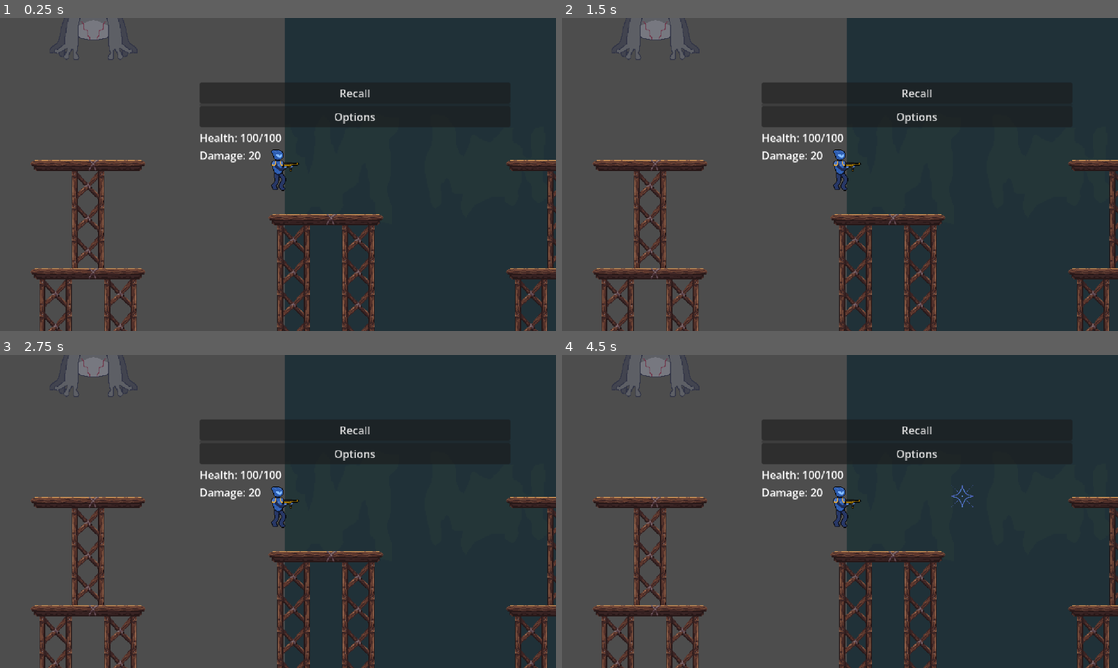
Above: before the commit, frames 1-4 (two rows, left to right).
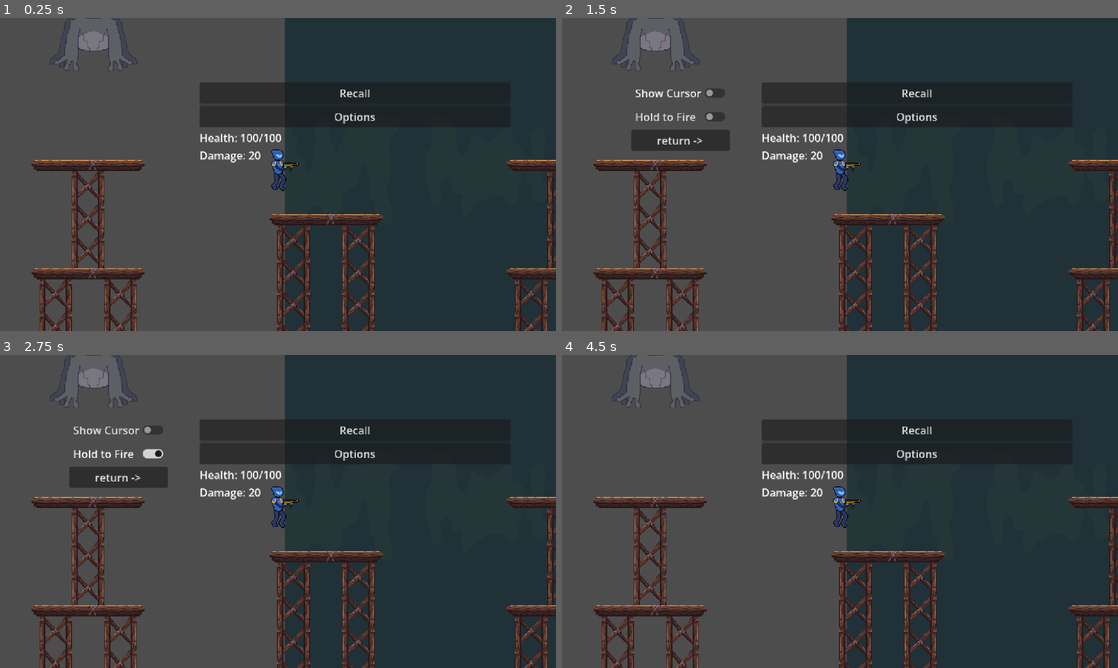
Above: after the commit, the same moments.

Repository: belskyj1985/Spark-2026-Micro-Internship-Game-Dev
Game: Godot game, scene res://game.tscn
Two runs of this game, one before a commit and one after it. Both use one fixed random seed, a clock stepped at 60 frames per second and the inputs below.
Inputs (mouse positions are in pixels of both pictures, inside the frame that each line leads up to):
- Up to frame 1 (0.25 s): no input
- Up to frame 2 (1.5 s): click "Options" at 0.5 s; click (678, 93) at 1.25 s, where only the run after the commit has a clickable "Show Cursor"
- Up to frame 3 (2.75 s): click (116, 455) at 2 s, where only the run after the commit has a clickable "Hold to Fire"
- Up to frame 4 (4.5 s): click (678, 477) at 2.75 s, where only the run after the commit has a clickable "return ->"; click "Recall" at 3.5 s; tap Enter at 4.25 s; move the mouse to (962, 495) at 4.27 s; hold D (right) from 4.28 s (still down); hold Right mouse button (aim) from 4.28 s (still down)

The runs differ from the first frame. In frame 1, 0.7% of the frame differs, in the area x 9-25%, y 0-17%; in frame 2, 2.2%; in frame 3, 2.2%, in the area x 9-31%, y 0-43%; in frame 4, 0.7%.

Commit message:
added summons

Diff:
--- a/Global.gd
+++ b/Global.gd
@@ -2,3 +2,8 @@
 var player : CharacterBody2D
 var camera : Camera2D
 var paused : bool = false
+var Options :Dictionary = {
+	"showCursor": true,
+	"hold2fire": false
+
+}
--- /dev/null
+++ b/boss1/fly.gd
@@ -0,0 +1,18 @@
+extends CharacterBody2D
+var health :int = 60
+var damage :int = 10
+@onready var animated_sprite_2d: AnimatedSprite2D = $AnimatedSprite2D
+func _physics_process(delta: float) -> void:
+	var target_vel :Vector2 = (global_position - Global.player.global_position).normalized() * delta * -10000
+	velocity = velocity.move_toward(target_vel,10)
+	move_and_slide()
+
+func get_hit(dmg):
+	health -= dmg
+	if health <= 0:
+		queue_free()
+
+
+func _on_area_2d_body_entered(body: Node2D) -> void:
+	print("HIT PLAYER")
+	Global.player.get_hit(global_position,damage,20)
--- /dev/null
+++ b/boss1/fly.tscn
@@ -0,0 +1,53 @@
+[gd_scene format=3 uid="uid://b3lnj7uw2vcah"]
+
+[ext_resource type="Script" uid="uid://c8tow2ofkd2ps" path="res://boss1/fly.gd" id="1_t0oop"]
+[ext_resource type="Texture2D" uid="uid://cqnemxbl1cqsr" path="res://boss1/BossOneSummonAnimation.png" id="2_vkyxr"]
+
+[sub_resource type="CircleShape2D" id="CircleShape2D_tf44c"]
+
+[sub_resource type="CircleShape2D" id="CircleShape2D_t0oop"]
+
+[sub_resource type="AtlasTexture" id="AtlasTexture_bw2sb"]
+atlas = ExtResource("2_vkyxr")
+region = Rect2(0, 0, 32, 32)
+
+[sub_resource type="AtlasTexture" id="AtlasTexture_cy8qi"]
+atlas = ExtResource("2_vkyxr")
+region = Rect2(0, 32, 32, 32)
+
+[sub_resource type="SpriteFrames" id="SpriteFrames_xnwk6"]
+animations = [{
+"frames": [{
+"duration": 1.0,
+"texture": SubResource("AtlasTexture_bw2sb")
+}, {
+"duration": 1.0,
+"texture": SubResource("AtlasTexture_cy8qi")
+}],
+"loop": true,
+"name": &"idle",
+"speed": 12.0
+}]
+
+[node name="fly" type="CharacterBody2D" unique_id=1224011199]
+collision_layer = 20
+collision_mask = 16
+script = ExtResource("1_t0oop")
+
+[node name="CollisionShape2D" type="CollisionShape2D" parent="." unique_id=1004830843]
+shape = SubResource("CircleShape2D_tf44c")
+
+[node name="Area2D" type="Area2D" parent="." unique_id=683474381]
+collision_layer = 0
+collision_mask = 2
+
+[node name="CollisionShape2D" type="CollisionShape2D" parent="Area2D" unique_id=1472625889]
+shape = SubResource("CircleShape2D_t0oop")
+debug_color = Color(0.9851695, 0, 0.3410145, 0.41960785)
+
+[node name="AnimatedSprite2D" type="AnimatedSprite2D" parent="." unique_id=1225590477]
+sprite_frames = SubResource("SpriteFrames_xnwk6")
+animation = &"idle"
+frame_progress = 0.0839204
+
+[connection signal="body_entered" from="Area2D" to="." method="_on_area_2d_body_entered"]
--- a/boss1/frog.gd
+++ b/boss1/frog.gd
@@ -1,15 +1,28 @@
 extends CharacterBody2D
 
 @onready var animator: AnimationPlayer = $AnimationPlayer
+@onready var progress_bar: ProgressBar = $ProgressBar
 
 var side :int = 1
 var jump_dir :int = -1
 var action_count :int = 0
+
+var health :int = 2400
+var max_health :int = 2400
+
+var fly = preload("res://boss1/fly.tscn")
+
+func get_hit(dmg):
+	print(float(health)/max_health)
+	health -= dmg
+	progress_bar.value = 100 * float(health)/max_health
+	if health <= 0:
+		queue_free()
+
 func get_player_side() -> int:
 	return sign(global_position.x - Global.player.global_position.x)
 
 func _on_action_timer_timeout() -> void:
-	print("timeout")
 	match action_count%2:
 		1:
 			spawn()
@@ -19,11 +32,15 @@
 		#velocity = Vector2()
 	action_count += 1
 
+var target_y :int = 290
+var target_pos :Vector2 = Vector2(5150,290)
 func jump() -> void:
 	animator.play("crouch")
 	await get_tree().create_timer(0.3).timeout
-	global_position = choose_local()
-	velocity.y = -100
+	target_pos = choose_local()
+	global_position.x = target_pos.x
+	target_y = target_pos.y
+	#velocity.y = -100
 	animator.play("jump")
 
 var choice = randi_range(0,4)
@@ -32,7 +49,6 @@
 	while choice == init:
 		choice = randi_range(0,4)
 	side *= -1
-	print(choice)
 	match choice:
 		0:
 			return Vector2(5150,290)
@@ -46,10 +62,23 @@
 			return Vector2(5510,360)
 
 func spawn() -> void:
-	pass
+
+	print("spawned?")
+	var offset :Vector2 = Vector2.ZERO
+	for i in randi_range(3,5):
+		var fly_inst: CharacterBody2D = fly.instantiate()
+		get_tree().current_scene.add_child(fly_inst)
+		fly_inst.global_position = global_position + offset
+		offset += Vector2(0,-30)
+		fly_inst.animated_sprite_2d.play("idle")
+		await get_tree().create_timer(0.1).timeout
+
+	await get_tree().create_timer(0.1).timeout
+	target_y = -1000
 
 func _physics_process(delta: float) -> void:
-	velocity.y += 200 * delta
+	#velocity.y += 200 * delta
+	position.y = move_toward(position.y,target_y,1000 * delta)
 	if is_on_floor():
 		velocity.x = 0
 		if animator.current_animation != "crouch":
--- a/boss1/frog.tscn
+++ b/boss1/frog.tscn
@@ -195,6 +195,16 @@
 shape = SubResource("RectangleShape2D_qtslx")
 
 [node name="action_Timer" type="Timer" parent="." unique_id=823705476]
+wait_time = 3.0
 autostart = true
 
+[node name="ProgressBar" type="ProgressBar" parent="." unique_id=2079112597]
+modulate = Color(1, 0, 0, 1)
+offset_left = -62.0
+offset_top = -99.0
+offset_right = 63.0
+offset_bottom = -91.0
+value = 100.0
+show_percentage = false
+
 [connection signal="timeout" from="action_Timer" to="." method="_on_action_timer_timeout"]
--- a/bullet.gd
+++ b/bullet.gd
@@ -38,6 +38,5 @@
 
 
 func _on_body_entered(body: Node2D) -> void:
-	print("BANG!!!!!!!!!!!!")
 	body.get_hit(damage)
 	queue_free()
--- a/game.tscn
+++ b/game.tscn
@@ -47,6 +47,7 @@
 texture = ExtResource("6_j5wjh")
 
 [node name="Pause Menu" parent="Camera2D" unique_id=1272794215 instance=ExtResource("8_j5wjh")]
+z_index = 7
 offset_left = -116.0
 offset_top = -136.0
 offset_right = -116.0
--- a/pause_menu.gd
+++ b/pause_menu.gd
@@ -27,3 +27,23 @@
 		progress_bar.value -= 1
 	if progress_bar.ratio == 1:
 		get_tree().reload_current_scene()
+
+
+func _on_options_pressed() -> void:
+	$options_menu.visible = !$options_menu.visible
+
+
+
+func _on_showcursor_toggled(toggled_on: bool) -> void:
+
+	Global.Options["showCursor"] = !Global.Options["showCursor"]
+	print(Global.Options["showCursor"])
+
+
+func _on_hold_2_fire_toggled(toggled_on: bool) -> void:
+	Global.Options["hold2fire"] = !Global.Options["hold2fire"]
+	print(Global.Options["hold2fire"])
+
+
+func _on_back_pressed() -> void:
+	$options_menu.visible = !$options_menu.visible
--- a/pause_menu.tscn
+++ b/pause_menu.tscn
@@ -28,12 +28,37 @@
 offset_bottom = 35.0
 show_percentage = false
 
-[node name="Button" type="Button" parent="BoxContainer" unique_id=622168258]
+[node name="options" type="Button" parent="BoxContainer" unique_id=622168258]
 layout_mode = 2
 text = "Options"
 
 [node name="Label" type="Label" parent="BoxContainer" unique_id=326656552]
 layout_mode = 2
 
+[node name="options_menu" type="VBoxContainer" parent="." unique_id=533127358]
+visible = false
+layout_mode = 0
+offset_left = -193.0
+offset_right = -153.0
+offset_bottom = 40.0
+
+[node name="showcursor" type="CheckButton" parent="options_menu" unique_id=447992478]
+layout_mode = 2
+button_pressed = true
+text = "Show Cursor"
+
+[node name="hold2fire" type="CheckButton" parent="options_menu" unique_id=2127859845]
+layout_mode = 2
+text = "Hold to Fire"
+
+[node name="back" type="Button" parent="options_menu" unique_id=1998669704]
+layout_mode = 2
+text = "return ->"
+
 [connection signal="button_down" from="BoxContainer/recall" to="." method="_on_recall_button_down"]
 [connection signal="button_up" from="BoxContainer/recall" to="." method="_on_recall_button_up"]
+[connection signal="pressed" from="BoxContainer/options" to="." method="_on_options_pressed"]
+[connection signal="button_down" from="options_menu/showcursor" to="." method="_on_showcursor_button_down"]
+[connection signal="toggled" from="options_menu/showcursor" to="." method="_on_showcursor_toggled"]
+[connection signal="toggled" from="options_menu/hold2fire" to="." method="_on_hold_2_fire_toggled"]
+[connection signal="pressed" from="options_menu/back" to="." method="_on_back_pressed"]
--- a/player.gd
+++ b/player.gd
@@ -95,9 +95,15 @@
 	velocity.y += GRAV * delta
 
 func move(delta):
-	shoot()
+	if Global.Options["hold2fire"]:
+		if Input.is_action_pressed("shoot") && can_shoot && !Global.paused:
+			shoot()
+	else:
+		if Input.is_action_just_pressed("shoot") && can_shoot && !Global.paused:
+			shoot()
 	if Input.is_action_pressed("aim"):
-		reticle_a_target = 1
+		if Global.Options["showCursor"]:
+			reticle_a_target = 1
 		state = state_enum.aim
 
 	if !stunned:
@@ -119,31 +125,35 @@
 	pass
 
 func shoot():
-	if Input.is_action_just_pressed("shoot") && can_shoot && !Global.paused:
-		var bullet_instance: Bullet = BulletScene.instantiate()
-		get_tree().current_scene.add_child(bullet_instance)
+	var bullet_instance: Bullet = BulletScene.instantiate()
+	get_tree().current_scene.add_child(bullet_instance)
 
-		if state == state_enum.aim:
-			bullet_instance.setup(get_global_mouse_position() - (global_position + bullet_offset), bullet_damage)
-			bullet_instance.player_bullet_normal.rotation = (get_global_mouse_position() - (global_position + bullet_offset)).angle()
-		elif state == state_enum.move:
-			bullet_instance.setup(Vector2(bullet_speed * sign(bullet_offset.x), 0), bullet_damage)
-			#flip bullet
-			bullet_instance.player_bullet_normal.scale.x = sign(bullet_offset.x)
-		bullet_instance.body_entered.connect(bullet_instance._on_body_entered)
-		bullet_instance.global_position = global_position + bullet_offset
-		bullet_instance.speed = bullet_speed
-		bullet_instance.damage = bullet_damage
-		bullet_instance.lifetime = bullet_lifetime
+	if state == state_enum.aim:
+		bullet_instance.setup(get_global_mouse_position() - (global_position + bullet_offset), bullet_damage)
+		bullet_instance.player_bullet_normal.rotation = (get_global_mouse_position() - (global_position + bullet_offset)).angle()
+	elif state == state_enum.move:
+		bullet_instance.setup(Vector2(bullet_speed * sign(bullet_offset.x), 0), bullet_damage)
+		#flip bullet
+		bullet_instance.player_bullet_normal.scale.x = sign(bullet_offset.x)
+	bullet_instance.body_entered.connect(bullet_instance._on_body_entered)
+	bullet_instance.global_position = global_position + bullet_offset
+	bullet_instance.speed = bullet_speed
+	bullet_instance.damage = bullet_damage
+	bullet_instance.lifetime = bullet_lifetime
 
-		can_shoot = false
-		await get_tree().create_timer(0.1).timeout
-		can_shoot = true
+	can_shoot = false
+	await get_tree().create_timer(0.1).timeout
+	can_shoot = true
 
 
 
 func aim(delta):
-	shoot()
+	if Global.Options["hold2fire"]:
+		if Input.is_action_pressed("shoot") && can_shoot && !Global.paused:
+			shoot()
+	else:
+		if Input.is_action_just_pressed("shoot") && can_shoot && !Global.paused:
+			shoot()
 	if !Input.is_action_pressed("aim"):
 		reticle_a_target = 0
 		state = state_enum.move
--- a/project.godot
+++ b/project.godot
@@ -82,6 +82,7 @@
 2d_physics/layer_2="player"
 2d_physics/layer_3="enemies"
 2d_physics/layer_4="Gears"
+2d_physics/layer_5="flies"
 
 [rendering]
 
Renamed: BossOneSummonAnimation.png -> boss1/BossOneSummonAnimation.png
Not shown, changed: boss1/BossOneSummonAnimation.png.import
Not shown, added: boss1/fly.gd.uid
